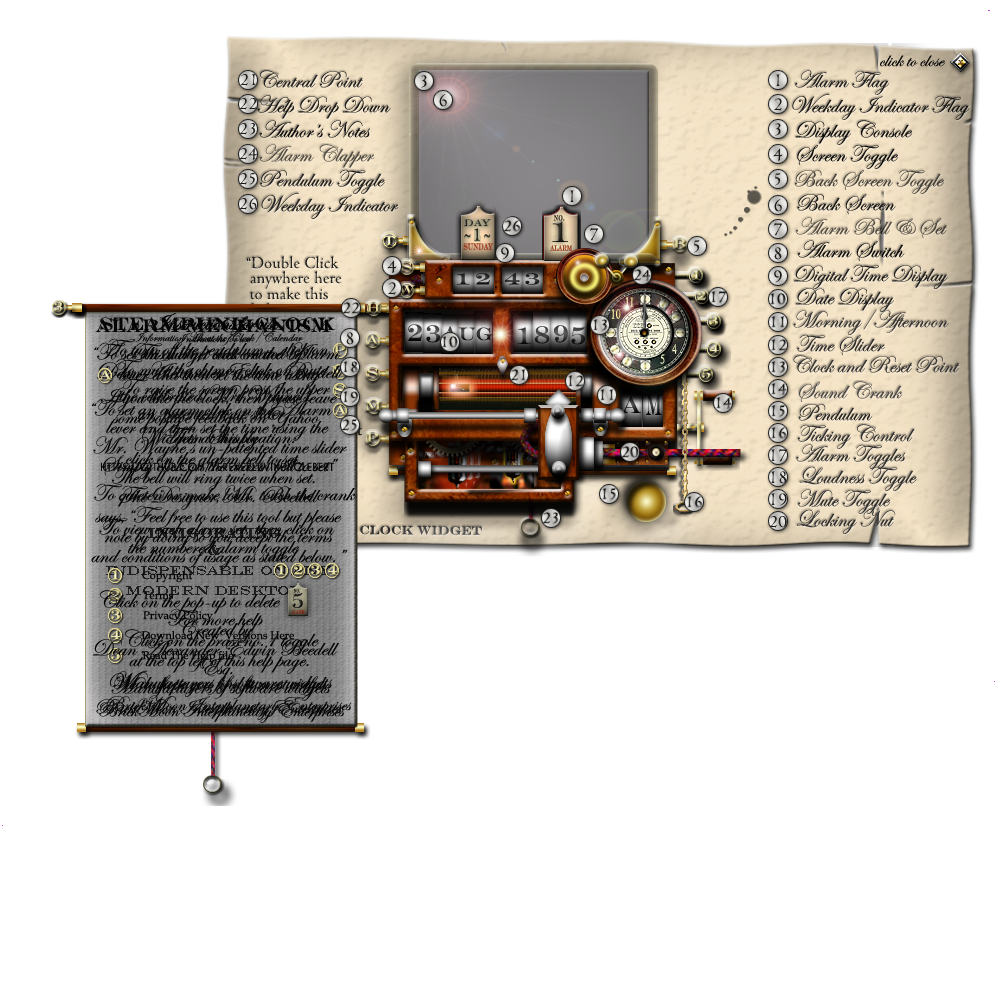
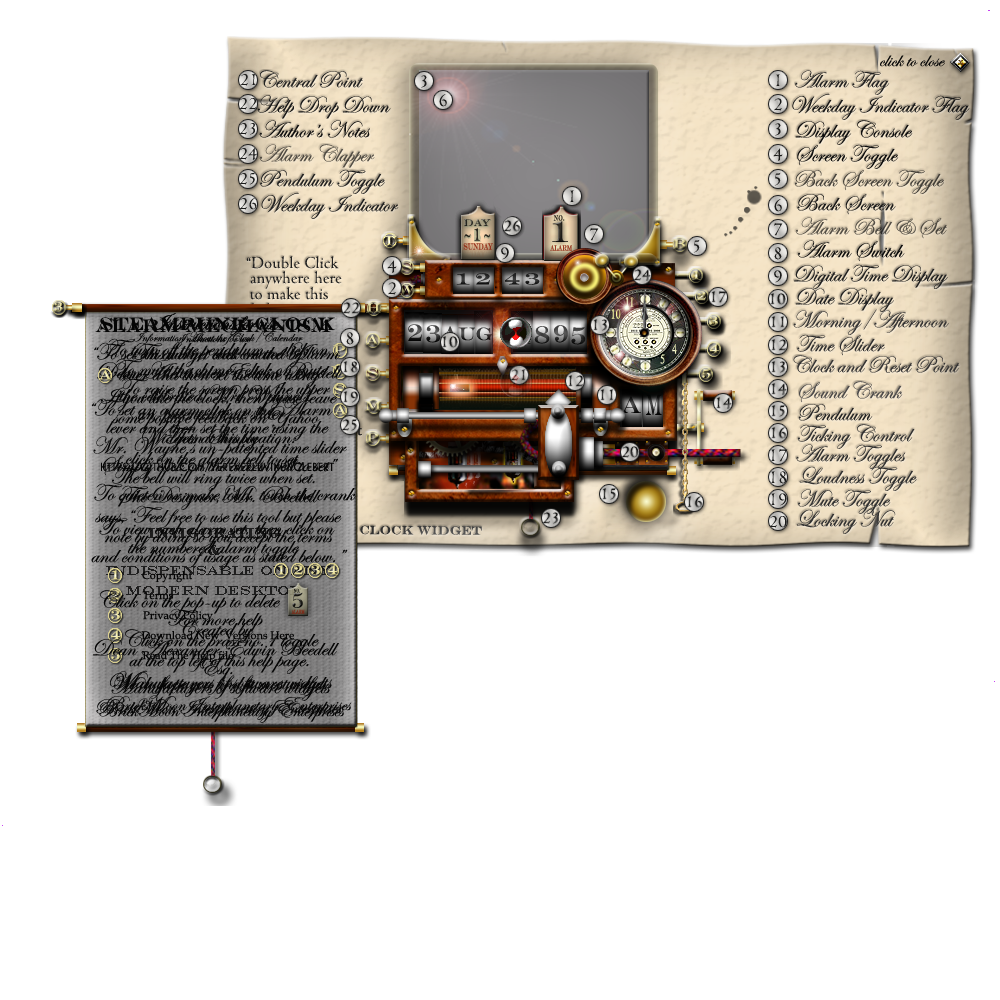
Layered file, before and after one edit (1000 × 1000). Changes by layer:
added layer "busy" above "labellayer" over (500, 317, 532, 397)
